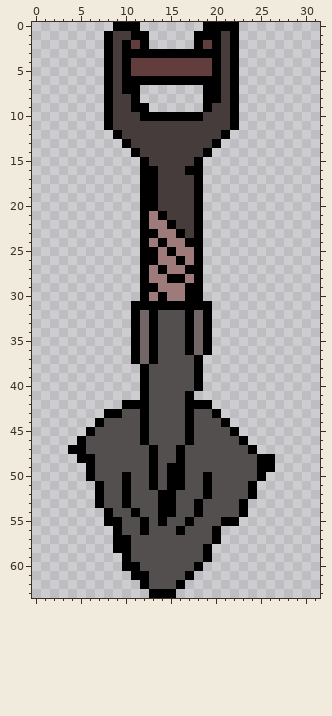
File history of a pixel-art sprite, SHOVEL JAM GAME/shovel-jam-game/Assets/shovel_real.png. Above is the file before it was changed.
The file is 32x64 pixels.
And afterwards:
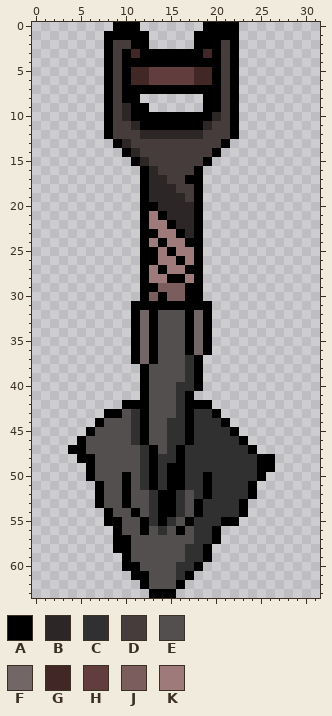
Palette (. is transparent): A #000000  B #2c2626  C #303030  D #463c3c  E #544f4f  F #726666  G #422727  H #613d3d  J #7b5d5d  K #9e7a7a
Edits made:
@@ x 6..24 @@
  0 ...AAA.......AAAA..
- 1 ..ADDAA.....AAADA..
- 2 ..ADAHA.....AHADA..
- 3 ..ADAAAAAAAAAAADA..
- 4 ..ADAHHHHHHHHHADA..
- 5 ..ADAHHHHHHHHHADA..
- 6 ..ADAAAAAAAAAAADA..
- 7 ..ADAA.......AADA..
- 8 ..ADDA.......AADA..
- 9 ..ADDAA......ADDA..
-10 ..ADDDAAAAAAADDDA..
-11 ..ADDDDDDDDDDDDDA..
-12 ...ADDDDDDDDDDDA...
-13 ....ADDDDDDDDDA....
-14 .....ADDDDDDDA.....
-15 ......ADDDDDA......
-16 ......AADDDAA......
-17 ......AADDDDA......
-18 ......AADDDDA......
-19 ......AADDDDA......
-20 ......AADDDDA......
-21 ......AKADDDA......
-22 ......AKKADDA......
-23 ......AAKKADA......
+ 1 ..AAAAA.....AAAAA..
+ 2 ..ADDAA.....AAADA..
+ 3 ..ADAGAAAAAAAGADA..
+ 4 ..ADAAAAAAAAAAADA..
+ 5 ..ADAGGHHHHHGGADA..
+ 6 ..ADAGGHHHHHGGADA..
+ 7 ..ADAAAAAAAAAAADA..
+ 8 ..ADAA.......AADA..
+ 9 ..ADBAA......AADA..
+10 ..ADBAAAAAAAAABDA..
+11 ..ADDBAAAAAAABDDA..
+12 ..ADDDBBBBBBBDDDA..
+13 ...ABDDDDDDDDDDA...
+14 ....ABDDDDDDDDA....
+15 .....ABDDDDDDA.....
+16 ......ABDDDDA......
+17 ......ABBDDAA......
+18 ......ABBBDDA......
+19 ......ABBBBDA......
+20 ......AABBBBA......
+21 ......AKABBBA......
+22 ......AKKABBA......
+23 ......AAKKABA......
 24 ......AKAKKAA......
@@ x 11..18 @@
 28 .AKKAAKA
-29 .AAKKKAA
-30 .AKAKKAA
+29 .AAJJJAA
+30 .AJAJJAA
 31 AAAAAAAA
@@ x 9..26 @@
 36 ..AFAEEEAFA.......
-37 ..AFAEEEEA........
-38 ...AEEEEEA........
-39 ...AEEEEEA........
-40 ...AEEEEEA........
-41 ...AEEEEA.........
-42 .AAAEEEEAAA.......
-43 AEEAEEEEAEEA......
-44 EEEAEEEEAEEEA.....
-45 EEEAEEEEAEEEEA....
-46 EEEAEEEEAEEEEEA...
-47 EEEEAEEAEEEEEEEA..
-48 EEEEAEEAEEEEEEEEAA
-49 EEEEAEAAEEEEEEEEAA
-50 EAEEAEAAEEAEEEEEA.
-51 EAEEAEAAEEAEEEEA..
-52 EAEEEAAEEEAEEEEA..
-53 EAEEEAAEEAEEEEA...
-54 EEAEEAAEEAEEEEA...
-55 AEEAEAEEAEEEAA....
-56 AEEAEEEAEEEA......
-57 AAEEEEEEEEEA......
-58 AAEEEEEEEEA.......
-59 .AEEEEEEEEA.......
-60 .AAEEEEEEA........
-61 ..AAEEEEA.........
+37 ..AFAEEECA........
+38 ...AEEEECA........
+39 ...AEEEECA........
+40 ...AEEECCA........
+41 ...AEEECA.........
+42 .AAAEEECAAA.......
+43 AECAEEECACCA......
+44 EECAEECCACCCA.....
+45 EECAEECCACCCCA....
+46 EECAEECCACCCCCA...
+47 EEECAECACCCCCCCA..
+48 EEECACCACCCCCCCCAA
+49 EEECACAACCCCCCCCAA
+50 EAECACAACCACCCCCA.
+51 EAECACAACCACCCCA..
+52 EAEECAACECACCCCA..
+53 EAEECAACEACCCCA...
+54 EEAECAACEACCCCA...
+55 AEEACACEACCCAA....
+56 AEEAECEAECCA......
+57 AAEEEEEEECCA......
+58 AAEEEEEECCA.......
+59 .AEEEEEECCA.......
+60 .AAEEEECCA........
+61 ..AAEEECA.........
 62 ...AEEEA..........
Pixel boxes of the changes (left, top, right, bottom) in both pictures:
changed: (104, 31, 239, 238)
changed: (149, 283, 185, 301)
changed: (131, 355, 257, 580)
